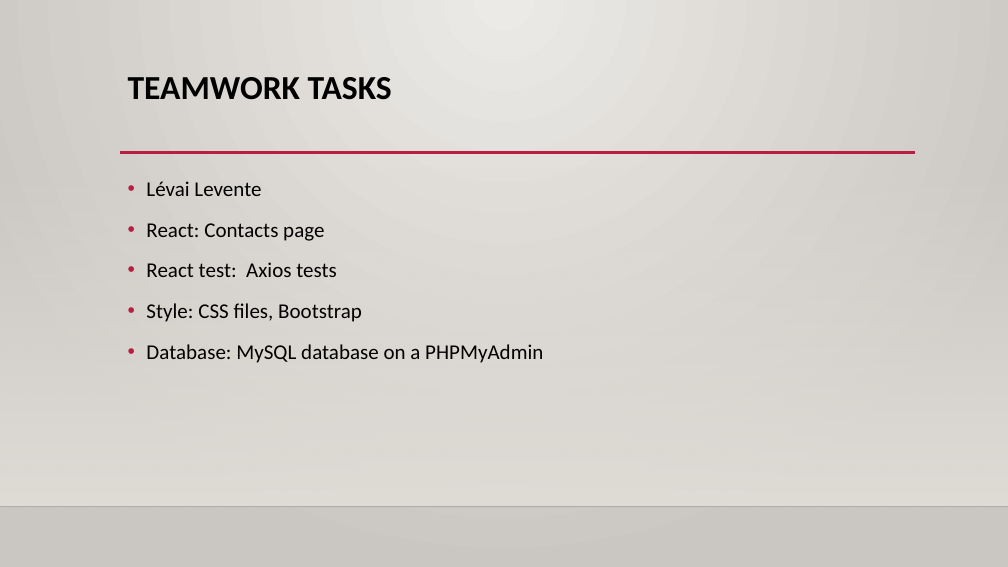
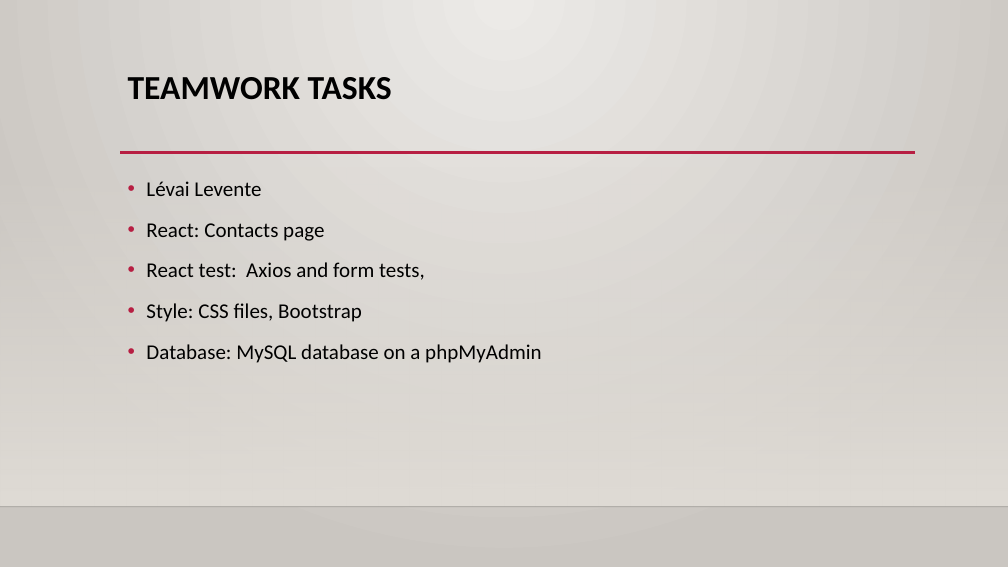
Before and after one commit to MoriczJanos113C/TechShop, a slide deck: slide 15 of project dokumentumok/Projekt bemutató.pptx. Drawn at 1008x567 pixels with LibreOffice and Linux fonts; fonts in the diff are those of the drawing; background and template pictures are left out. Boxes give left, top, right and bottom in pixels: in the first picture for what was removed or moved away, otherwise in the second. Text is boxed around its words. In the diff, an @@ line names an element or a change of style, - is before the commit and + after.

```diff
--- a/project dokumentumok/Projekt bemutató.pptx
+++ b/project dokumentumok/Projekt bemutató.pptx
@@ text at [146,262,425,280]: text changed @@
-• React test: Axios tests
+• React test: Axios and form tests,
@@ text at [146,344,541,363]: text changed @@
-• Database: MySQL database on a PHPMyAdmin
+• Database: MySQL database on a phpMyAdmin
```
Also in this commit, not shown: 5 other slides changed, 8 other files.
